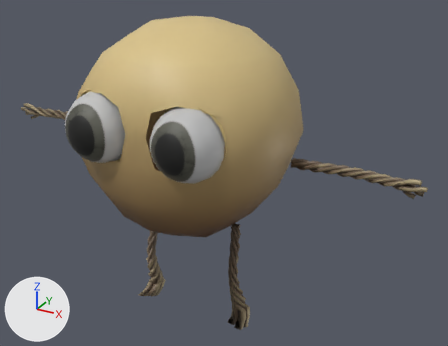
The FBX model Vacuum Cleaner Game/Assets/Art/Models/Fluff.fbx as it was, and as the next commit left it.
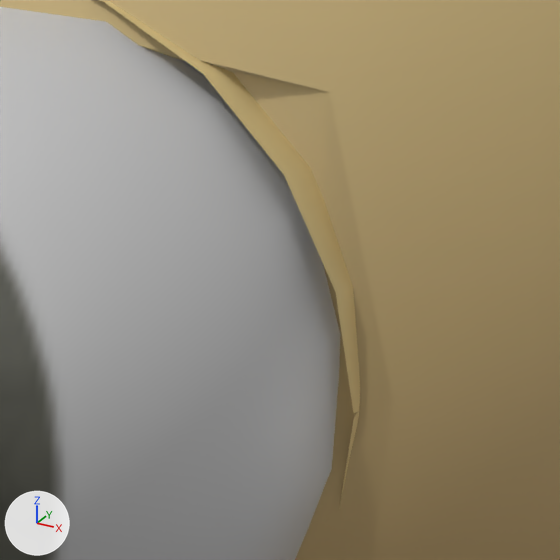
The first picture shows the older version from a 50 mm camera at (5.96, -9.59, 8.13) aimed at (0.53, 0.28, 3.19). The close-ups show both versions on the part from 42% to 55% of the width and 31% to 48% of the height of that picture; other places that the commit changed are outside them. The axes (+X, +Y, +Z) are drawn at lower left. The lights are the same throughout. Where no turn or scale is listed for an object, it has been applied to the vertices.

Before the edit, the objects in view are built like this:
```python
me_mesh_003 = bpy.data.meshes.new('Mesh.003')
me_mesh_003.from_pydata(...)  # 56 vertices, 50 faces; spans x -10.9..67.8, y -67.0..1.4, z -67.8..67.8
me_mesh_003.materials.append(mat_lambert1)  # picture img_fluff_mat_basemap_png
me_mesh_004 = bpy.data.meshes.new('Mesh.004')
me_mesh_004.from_pydata(...)  # 56 vertices, 50 faces; spans x -67.8..13.5, y -67.1..0.0, z -67.8..67.8
me_mesh_004.materials.append(mat_lambert1)  # picture img_fluff_mat_basemap_png
me_mesh_007 = bpy.data.meshes.new('Mesh.007')
me_mesh_007.from_pydata(...)  # 124 vertices, 112 faces; spans x -2.09..2.09, y -2.01..2.01, z -2.1..2.1
me_mesh_007.materials.append(mat_lambert1)  # picture img_fluff_mat_basemap_png
ob_body = bpy.data.objects.new('Body', me_mesh_007)
ob_body.location = (0.0, 0.09, 4.145)
ob_eyelid_l_btm = bpy.data.objects.new('Eyelid_L_Btm', me_mesh_004)
ob_eyelid_l_btm.location = (0.901, -1.547, 4.482)
ob_eyelid_l_btm.rotation_euler = (1.571, -1.551, 1.571)  # degrees (90, -89, 90)
ob_eyelid_l_btm.scale = (0.01, 0.01, 0.01)
ob_eyelid_l_top = bpy.data.objects.new('Eyelid_L_Top', me_mesh_003)
ob_eyelid_l_top.location = (0.901, -1.547, 4.482)
ob_eyelid_l_top.rotation_euler = (1.571, -1.551, 1.571)  # degrees (90, -89, 90)
ob_eyelid_l_top.scale = (0.01, 0.01, 0.01)
# also in view: 'Eye_L' at (0.89, -1.68, 4.48)
```
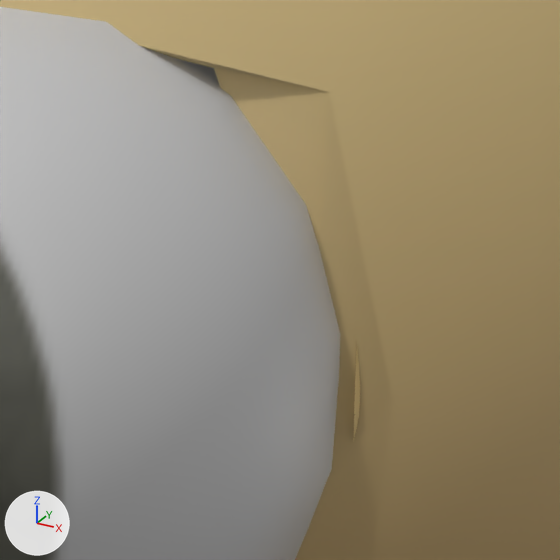
What the commit changed:
Object 'Eyelid_L_Btm' (ob_eyelid_l_btm) turns from (90, -89, 90) to (-90, -77, -90) degrees about x, y and z.
Object 'Eyelid_L_Top' (ob_eyelid_l_top) turns from (90, -89, 90) to (90, -67, 90) degrees about x, y and z.

Pixel boxes [x1, y1, x2, y2] of what changed, in the close-ups (560 x 560 px):
'Eyelid_L_Top', turned: before [100, 0, 360, 413]; after [354, 347, 360, 414]
'Eyelid_L_Btm', turned: before [339, 410, 359, 508]; after [353, 411, 359, 442]
